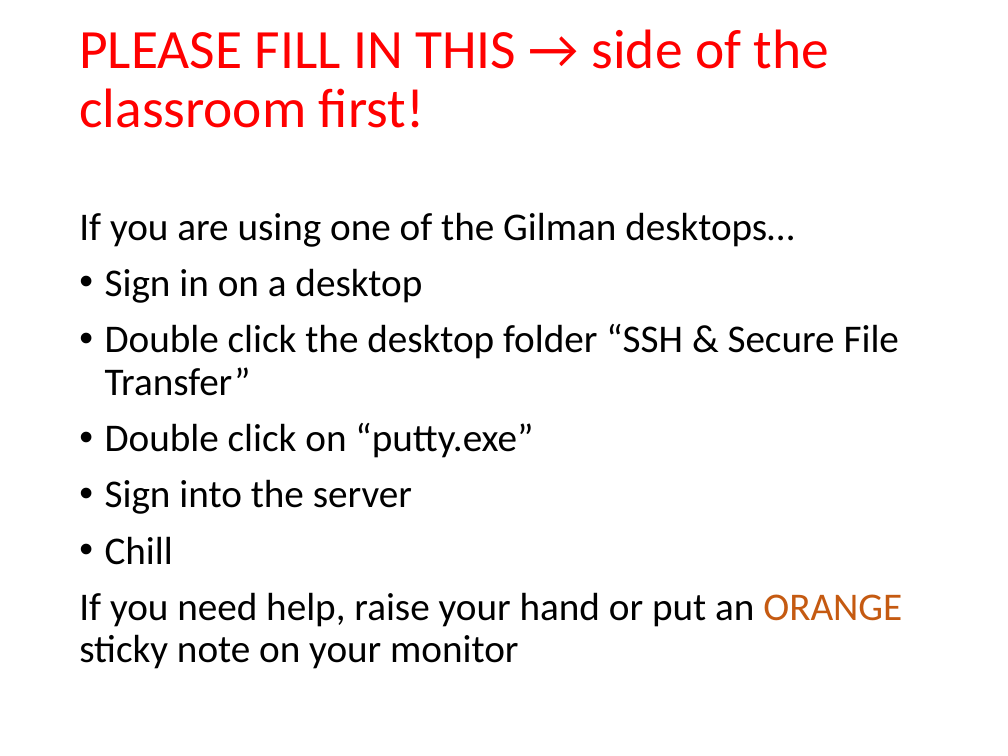
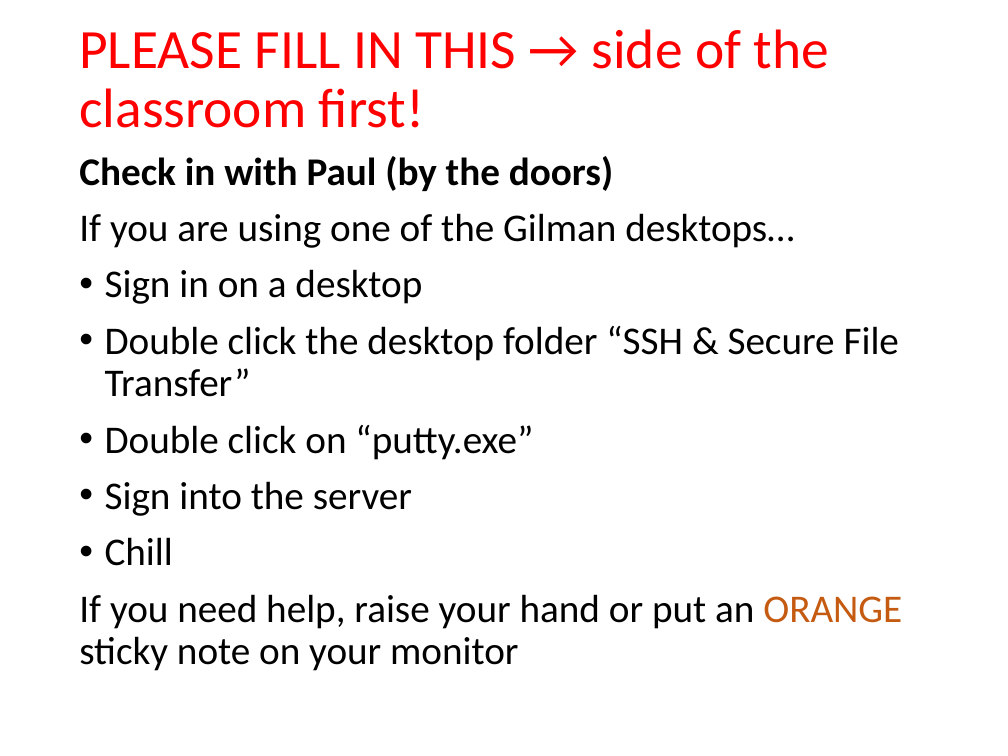
Before and after one commit to cmmann/20180303-UNIX-ADV-MATERIALS, a slide deck: slide 1 of 2018-03-03_Advanced_UNIX_Workshop.pptx. Drawn at 1008x756 pixels with LibreOffice and Linux fonts; fonts in the diff are those of the drawing. Boxes give left, top, right and bottom in pixels: in the first picture for what was removed or moved away, otherwise in the second. Text is boxed around its words. In the diff, an @@ line names an element or a change of style, - is before the commit and + after.

```diff
--- a/2018-03-03_Advanced_UNIX_Workshop.pptx
+++ b/2018-03-03_Advanced_UNIX_Workshop.pptx
@@ text "Check in with Paul (by ...": place and size @@
-text "Check in with Paul (by ..." at box(79, 212, 902, 669)
+text "Check in with Paul (by ..." at box(79, 156, 902, 671)
@@ text at box(79, 156, 613, 191): paragraph added @@
+Check in with Paul (by the doors)
```
Also in this commit, not shown: 1 other slide changed, 1 other file.
